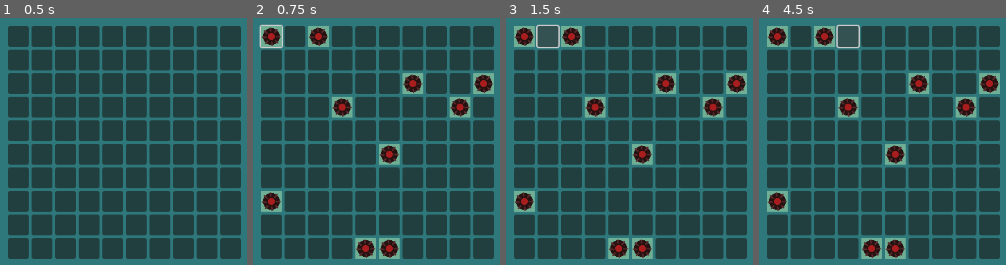
Above: before the commit, frames 1-4 (left to right).
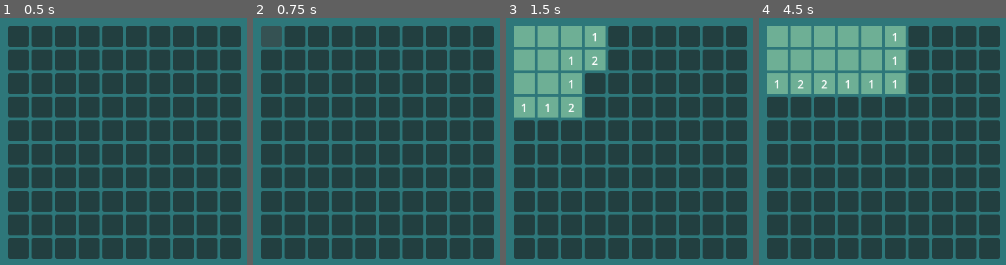
Above: after the commit, the same moments.

Repository: yuris2024/minesweeper
Game: Godot game, scene res://GameBoard.tscn
The game is run twice, just before and just after one commit, with the same random seed, the same clock (stepped at 60 frames per second) and the same inputs.
Inputs (mouse positions are in pixels of both pictures, inside the frame that each line leads up to):
- Up to frame 1 (0.5 s): no input
- Up to frame 2 (0.75 s): click (270, 35) at 0.5 s
- Up to frame 3 (1.5 s): click (547, 35) at 1.27 s
- Up to frame 4 (4.5 s): click (825, 35) at 2.02 s; click (847, 35) at 2.75 s, where only the run after the commit has a clickable "1"; click (872, 35) at 3.52 s; click (847, 35) at 4.27 s

Frame 1 is identical in both runs. In frame 2, 7.5% of the frame differs, in the area x 2-98%, y 2-98%; in frame 3, 16%; in frame 4, 19%, in the area x 3-98%, y 2-98%.

Commit message:
Reset game board after win or loss

Diff:
--- a/GameBoard.gd
+++ b/GameBoard.gd
@@ -13,84 +13,29 @@
 func _ready():
 	load_new_board(10,10,10)
 
+#region: Board generation
 func load_new_board(rows,cols,mines):
+#Clearing board and its variables
 	var cells = $GridContainer.get_children()
 	for i in cells:
 		i.queue_free()
+		$GridContainer.remove_child(i)
+	board_mines = []
+	is_populated = false
+	open_cells = 0
+	game_lost = false
+
 	grid_rows = rows
 	grid_cols = cols
 	num_of_mines = mines
 	$GridContainer.set_columns(grid_cols)
-	board_mines = []
-	is_populated = false
-	open_cells = 0
-	game_lost = false
 	_populate_board(num_of_mines)
 	_set_cell_numbers()
 	set_blank_and_mines()
 	get_tree().paused = false
 
-# returns list of which cell indexes will be mines
-func _generate_mine_list(mines):
-	var mine_position = 0
-	for i in mines:
-		mine_position = randi_range(1, (grid_rows * grid_cols))
-		while (mine_position in board_mines):
-			mine_position = randi_range(1, (grid_rows * grid_cols))
-		board_mines.append(mine_position)
-	return board_mines
-
-func _monitor_win_condition():
-	open_cells += 1
-	if open_cells == (grid_rows * grid_cols - board_mines.size()) and game_lost == false:
-		print("You win")
-		get_tree().paused = true
-		_reset_game()
-
-func _on_gameover():
-	game_lost = true
-	for i in board_mines:
-		$GridContainer.get_child(i-1)._reveal()
-	print("You lose")
-	get_tree().paused = true
-	#_reset_game()
-
-func _reset_game():
-	load_new_board(10,10,10)
-
-
-# determine how many cells adjacent to passed argument are mines.
-# this counts the cell itself as adjacent cell, but this should not be a
-#  problem, as cells using this function are never mines themselves
-func _count_adjacent_mines(cell):
-	var adj_mine_count = 0
-	var pos
-#region: Safety checks performed before running function
-	# Exit function and return 0 if board has not yet been populated with cells
-	if is_populated == false:
-		print("Board has not been populated yet.")
-		return 0
-
-	# Check if we got a grid index or a (x,y) position, or exit if invalid arg
-	if typeof(cell) == TYPE_INT:
-		pos = get_cell_position(cell)
-	elif typeof(cell) == TYPE_VECTOR2:
-		pos = cell
-	else:
-		print("Invalid argument for _get_adjacent_mines()")
-		return 0
-#endregion
-	for i in range(pos.x - 1, pos.x + 2):
-		for j in range(pos.y - 1, pos.y + 2):
-			if !((i < 0) or (j < 0) or (i > grid_rows - 1) or (j > grid_cols - 1)):
-				var adjacent_cell = Vector2(i,j)
-			# find out if this specific adjacent cell is a mine
-				if ($GridContainer.get_child(get_cell_index(adjacent_cell)).is_mine):
-					adj_mine_count += 1
-	return adj_mine_count
-
-func _populate_board(mines):
-	var mine_cells = _generate_mine_list(mines)
+func _populate_board(num_mines):
+	var mine_cells = _generate_mine_list(num_mines)
 	var count = 0
 	for row in range(grid_rows):
 		for col in range(grid_cols):
@@ -99,28 +44,55 @@
 			cell.custom_minimum_size = Vector2(30, 30)  # Set cell size
 			cell.cell_position.x = row
 			cell.cell_position.y = col
-			if count in mine_cells:
-				cell.load_mine(true)
-			else:
-				cell.load_mine(false)
+			cell.load_mine(count in mine_cells)
 			$GridContainer.add_child(cell)
 	is_populated = true;
+
+# Randomly generates list of which cell should be mines, by GRID INDEX.
+func _generate_mine_list(num_mines):
+	var mine_position = 0
+	for i in num_mines:
+		mine_position = randi_range(1, (grid_rows * grid_cols))
+		while (mine_position in board_mines):
+			mine_position = randi_range(1, (grid_rows * grid_cols))
+		board_mines.append(mine_position)
+	return board_mines
 
 func _set_cell_numbers():
 	for i in (grid_rows * grid_cols):
 		var cell = $GridContainer.get_child(i)
-		if cell.is_mine == false:
-			cell.load_number(_count_adjacent_mines(i))
+		if !cell.is_mine:
+			cell.load_number(_count_adjacent_mines(cell))
+
+func _count_adjacent_mines(cell): #Argument should be actual cell, not its index.
+	var count = 0
+	var pos = cell.cell_position
+
+	if !is_populated:
+		print("Board has not been populated yet.")
+		return 0
+
+	for i in range(pos.x - 1, pos.x + 2):
+		for j in range(pos.y - 1, pos.y + 2):
+			# Avoid going out of grid's bounds:
+			if !((i < 0) or (j < 0) or (i > grid_rows - 1) or (j > grid_cols - 1)):
+				var adjacent_cell = $GridContainer.get_child(get_cell_index(Vector2(i,j)))
+				if (adjacent_cell.is_mine): count += 1
+	if (cell.is_mine): count -= 1
+	return count
 
 func set_blank_and_mines():
 	for i in (grid_cols * grid_rows):
 		var cell = $GridContainer.get_child(i-1)
 		if cell.adjacent_mines == 0 and !cell.is_mine:
-			cell.connect("blank",blank_cell)
+			cell.connect("blank",_on_blank)
 		if i in board_mines:
 			cell.connect("gameover",_on_gameover)
+#endregion
 
-func blank_cell(cell):
+#region: Game control functions
+func _on_blank(cell): # Blank cells mean all cells around them are safe, so when
+	# clicked, we recursively reveal until all edges of the area are number cells.
 	var pos = cell.cell_position
 	for i in range(pos.x - 1, pos.x + 2):
 		for j in range(pos.y - 1, pos.y + 2):
@@ -128,16 +100,32 @@
 				var adjacent_cell = get_cell_index(Vector2(i,j))
 				$GridContainer.get_child(adjacent_cell)._reveal()
 
+func _monitor_win_condition(): # Triggered every cell reveal.
+	# Mere flagging and unflagging should not trigger this.
+	open_cells += 1
+	if open_cells == (grid_rows * grid_cols - board_mines.size()) and !game_lost:
+		print("You win")
+		get_tree().paused = true
+		_reset_game()
 
+func _on_gameover(): # Triggered when player reveals a mine cell.
+	game_lost = true
+	for i in board_mines:
+		$GridContainer.get_child(i-1)._reveal()
+	print("You lose")
+	get_tree().paused = true
+	_reset_game()
 
+func _reset_game():
+	load_new_board(10,10,10)
+#endregion
 
 #region: Auxiliary functions
-# determine index of a certain cell by its row and column
+# determine index in grid, by its row and column
 func get_cell_index(cell_position):
-	var index = cell_position.x * grid_cols + cell_position.y
-	return index
+	return cell_position.x * grid_cols + cell_position.y
 
-# determine cell's (x,y) position in the grid by its index
+# determine cell's (x,y) position in grid, index
 func get_cell_position(index):
 	var x = index / grid_rows
 	var y = index % grid_cols
--- /dev/null
+++ b/GameManager.tscn
@@ -0,0 +1,6 @@
+[gd_scene load_steps=2 format=3 uid="uid://dn1ifrfoftxym"]
+
+[ext_resource type="Script" path="res://GameManager.gd" id="1_v0erv"]
+
+[node name="GameManager" type="Node"]
+script = ExtResource("1_v0erv")
--- a/cell.gd
+++ b/cell.gd
@@ -1,37 +1,38 @@
 extends Button
 
 var adjacent_mines: int = 0
-var is_mine: bool
+var is_mine: bool = false
 var is_open: bool = false
 var is_flagged: bool = false
 var skin = "default"
 var cell_position: Vector2
+signal blank
+signal reveal
 signal gameover
-signal blank
 
 func _ready():
+	$Label.hide()
+	$cell_bg.texture = load("res://art/skin_" + str(skin) + "/cell_bg.png")
 	expand_icon = true
 
 func load_mine(mine):
-	if (mine):
-		is_mine = true
-		$cell_bg.texture = load("res://art/skin_" + str(skin) + "/cell_bg.png")
+	is_mine = mine
+	if (is_mine):
 		$cell_graphics.texture = load("res://art/skin_" + str(skin) + "/mine_default.png")
 
-func load_number(num):
-	adjacent_mines = num
-	$cell_bg.texture = load("res://art/skin_" + str(skin) + "/cell_bg.png")
-	if (adjacent_mines != 0 and is_mine == false):
-		$Label.hide()
+func load_number(count):
+	adjacent_mines = count
+	if adjacent_mines and !is_mine:
+		$cell_graphics.texture = null
 		$Label.text = str(adjacent_mines)
 
 func _reveal():
 	if !(is_flagged) and !(is_open):
 		get_parent().get_parent()._monitor_win_condition()
-		is_open = true
 		$cell_graphics.show()
 		$cell_bg.show()
 		$Label.show()
+		is_open = true
 		if adjacent_mines == 0:
 			blank.emit(self)
 
--- a/cell.tscn
+++ b/cell.tscn
@@ -12,6 +12,7 @@
 offset_top = 63.0
 offset_right = 75.0
 offset_bottom = 83.0
+focus_mode = 0
 button_mask = 3
 script = ExtResource("1_if0fg")
 
